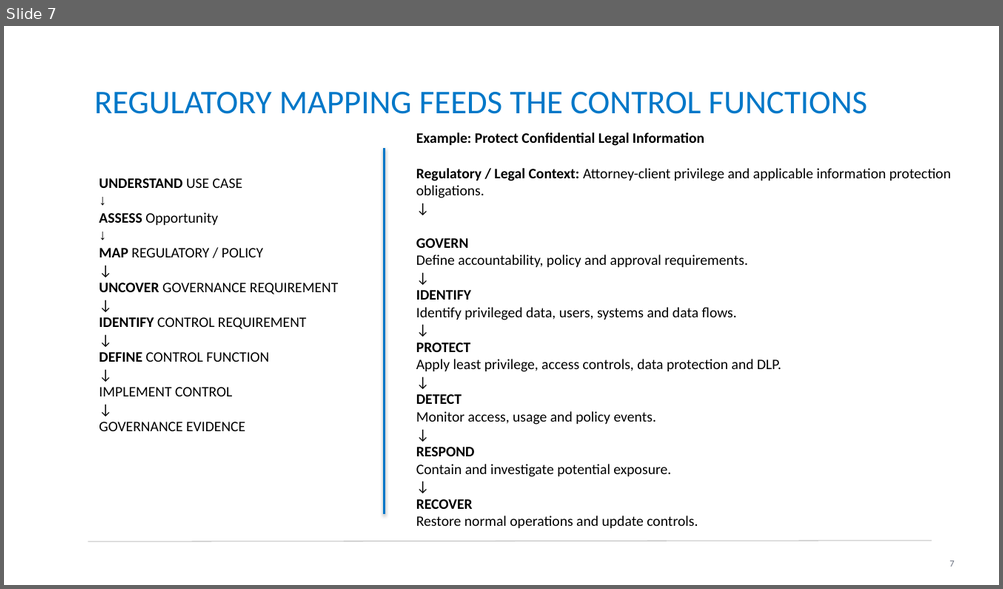
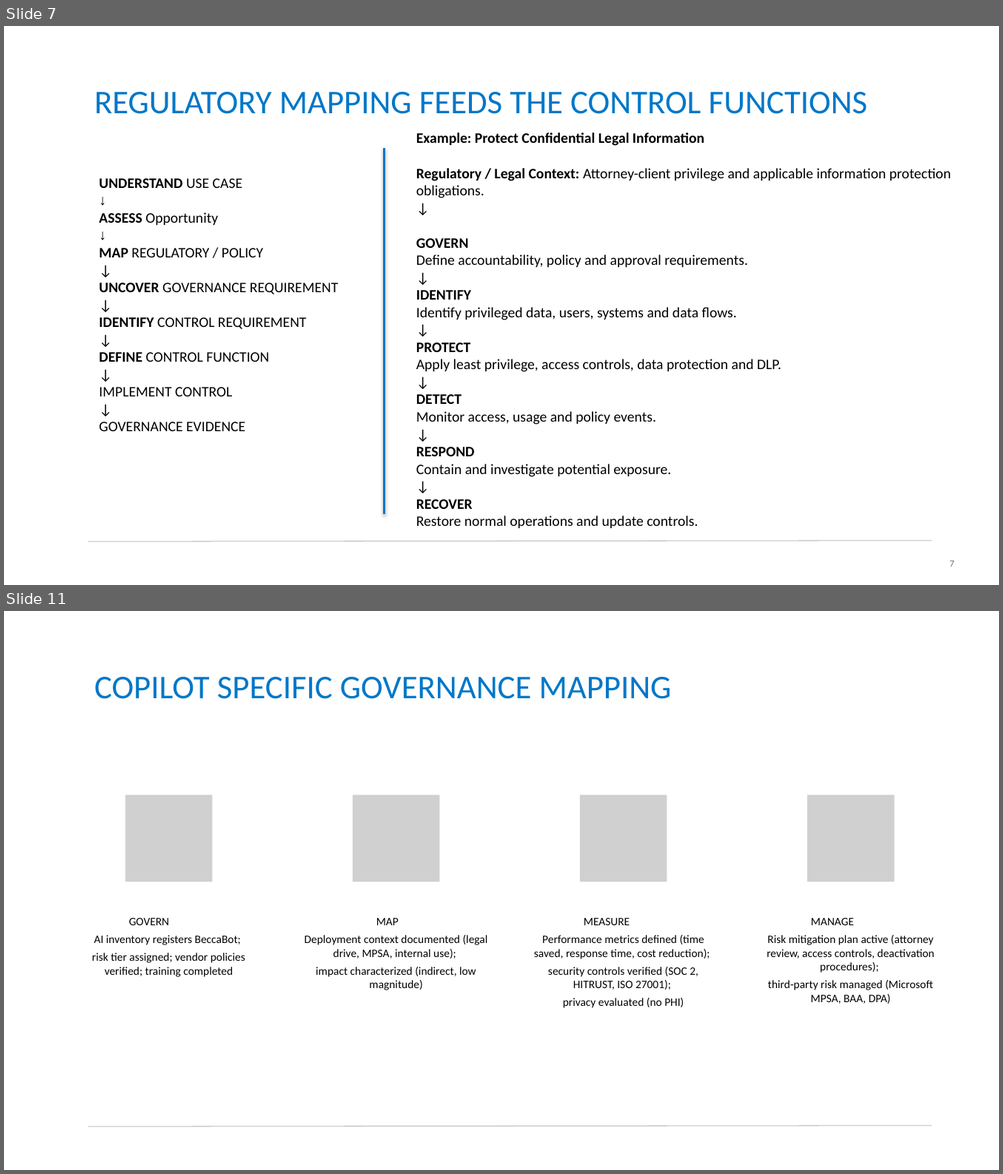
Before and after one commit to gauthiii/bhuc, a slide deck: Workshop_09_24.pptx. Shown one above the other, each under a label of ours: slide 7 before the commit, slides 7 and 11 after it; the slides between them are not shown. The pictures are 1003x589 and 1003x1174 pixels, drawn with LibreOffice and Linux fonts; fonts in the diff are those of the drawing; grey boxes stand for pictures. Boxes give left, top, right and bottom in pixels: in the first picture for what was removed or moved away, otherwise in the second. Text is boxed around its words. In the diff, an @@ line names an element or a change of style, - is before the commit and + after.

```diff
--- a/Workshop_09_24.pptx
+++ b/Workshop_09_24.pptx
@@ slide 11 added at (4,611,999,1170), background #FFFFFF; not listed: 1 template element that a slide beside it also shows @@
@@ title added at (94,677,671,699), 32 pt, text #0077C8 @@
+COPILOT SPECIFIC GOVERNANCE MAPPING
@@ group added at (92,795,934,1008): 4 pictures, 4 texts @@
+GOVERN
+AI inventory registers BeccaBot;
+risk tier assigned; vendor policies verified; training completed
+MAP
+Deployment context documented (legal drive, MPSA, internal use);
+impact characterized (indirect, low magnitude)
+MEASURE
+Performance metrics defined (time saved, response time, cost reduction);
+security controls verified (SOC 2, HITRUST, ISO 27001);
+privacy evaluated (no PHI)
+MANAGE
+Risk mitigation plan active (attorney review, access controls, deactivation procedures);
+third-party risk managed (Microsoft MPSA, BAA, DPA)
```
Also in this commit, not shown: 8 slides changed, 11 other slides added, 1 slide removed, 3 other files.
